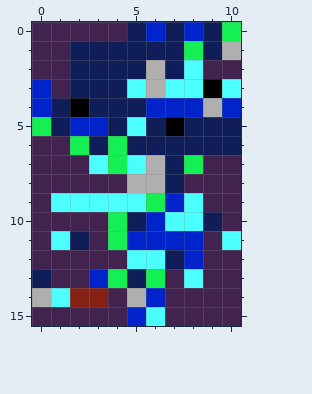
File history of a pixel-art sprite, ZELDA/interaction/levels/rewritten/1/image.png. Above: the version before the commit.
The file is 11x16 pixels.
Now the later version:
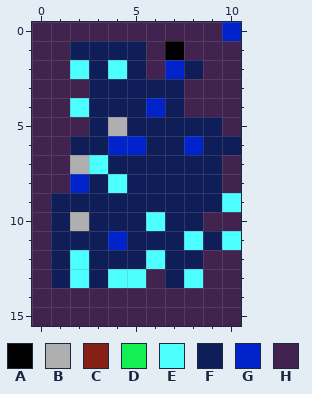
Palette (. is transparent): A #000000  B #afafaf  C #842114  D #14ef54  E #4cffff  F #0f1e59  G #0023cc  H #42234f
The edit:
y 0: x 5..10 FGFGFD -> HHHHHG
y 1: x 6..10 FFDFB -> HAHHH
y 2: x 2 F -> E; x 4 F -> E; x 6..8 BFE -> HGF
y 3: x 0 G -> H; x 2 F -> H; x 5..10 EBEEAE -> FFFHHH
y 4: x 0..2 GFA -> HHE; x 7..10 GGBG -> FHHH
y 5: x 0..5 DFGGFE -> HHHFBF; x 7 A -> F; x 10 F -> H
y 6: x 2 D -> F; x 4..5 DF -> GG; x 8 F -> G
y 7: x 2 H -> B; x 4..6 DEB -> FFF; x 8..9 DH -> FF
y 8: x 2..6 HHHBB -> GFEFF; x 8..9 HH -> FF
y 9: x 1..10 EEEEEDGEHH -> FFFFFFFFFE
y 10: x 1..4 HHHD -> FBFF; x 6..9 GEEF -> EFFH
y 11: x 1 E -> F; x 3..9 HDGGGGH -> FGFFFEF
y 12: x 1..5 HHHHE -> FEFFF; x 8 G -> F
y 13: x 0..7 FHHGDFDH -> HFEFEEHF
y 14: x 0..3 BECC -> HHHH; x 5..6 BG -> HH
y 15: x 5..6 GE -> HH
Where, in picture pixels (left, top, right, bottom), the same in both pictures:
changed: (32, 22, 241, 326)
